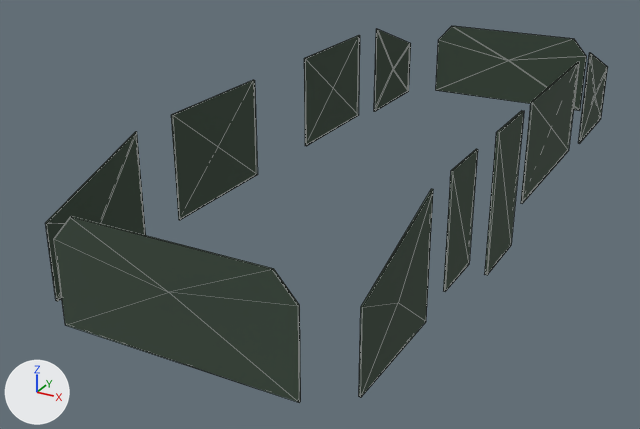
The glTF model production/native-world/inputs/vintage-windup-camper--screen.glb: old version first, new version second.
Rendered twice from a 50 mm lens placed at (-18.35, -34.02, 8.66), pointed at (-21.42, -28.43, 5.87). Every picture has the same lights, and +X, +Y and +Z are marked at lower left. The first picture is the older version. Mesh edges are drawn as thin lines.

Objects in the first picture: 'vintage-windup-camper'.
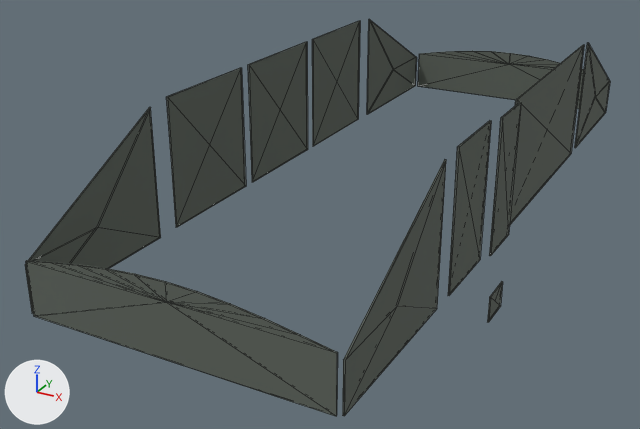
Pixel boxes (x1, y1, x2, y2) of what changed, in the pictures (640 x 429 px; the box of a moved part takes in the faces that stretch with it):
'vintage-windup-camper', reshaped
    before: (45, 26, 608, 402)
    after: (25, 19, 610, 416)
part 1 of me_mesh_0, moved or reshaped
    before: (304, 35, 360, 146)
    after: (312, 21, 360, 146)
part 2 of me_mesh_0, moved or reshaped
    before: (171, 80, 258, 220)
    after: (248, 42, 308, 182)
part 3 of me_mesh_0, moved or reshaped
    before: (443, 149, 478, 292)
    after: (166, 68, 246, 227)
part 4 of me_mesh_0, moved or reshaped
    before: (521, 62, 579, 203)
    after: (510, 45, 584, 225)
part 5 of me_mesh_0, moved or reshaped
    before: (484, 110, 524, 275)
    after: (448, 121, 491, 296)
part 6 of me_mesh_0, added
    after: (487, 281, 503, 322)
part 7 of me_mesh_0, added
    after: (489, 102, 521, 256)
part 8 of me_mesh_0, rebuilt
    before: (436, 26, 587, 111)
    after: (418, 51, 584, 109)
part 9 of me_mesh_0, rebuilt (26% wider, 16% shorter)
    before: (54, 216, 301, 402)
    after: (26, 260, 338, 416)
part 10 of me_mesh_0, rebuilt (34% wider, 16% taller)
    before: (374, 29, 411, 111)
    after: (367, 19, 417, 114)
part 11 of me_mesh_0, rebuilt (34% wider, 22% taller)
    before: (45, 132, 146, 301)
    after: (25, 107, 161, 313)
part 12 of me_mesh_0, rebuilt (16% wider, 15% taller)
    before: (578, 53, 608, 144)
    after: (575, 43, 610, 148)
part 13 of me_mesh_0, rebuilt (39% wider, 23% taller)
    before: (359, 189, 433, 397)
    after: (343, 160, 446, 416)

What changed in the scene script:
```text
Change me_mesh_0:
    remove me_mesh_0.from_pydata(...)  # 118 vertices, 192 faces; spans x -1.03..1.1, y -2.84..2.84, z 1.45..2.43
    remove me_mesh_0.materials.append(mat_material_26)  # greyish green #3c4b3e
    add me_mesh_0.from_pydata(...)  # 166 vertices, 280 faces; spans x -1.04..1.09, y -2.86..2.86, z 1.0..2.5
    me_mesh_0 part 1: the loose piece of 10 vertices spanning x -1.03..-1.02, y 0.4..1.42, z 1.59..2.37 is scaled about its middle by (0.833, 0.874, 1.23), then moved by (-0.01, 0.09, 0.04), in mat_material_22 (dark grey #5f665e)
    me_mesh_0 part 2: the loose piece of 10 vertices spanning x -1.03..-1.02, y -1.42..-0.4, z 1.59..2.37 is scaled about its middle by (0.833, 0.874, 1.23), then moved by (-0.01, 0.91, 0.04), in mat_material_22 (dark grey #5f665e)
    me_mesh_0 part 3: the loose piece of 10 vertices spanning x 1.02..1.03, y -1.51..-1.09, z 1.59..2.37 is scaled about its middle by (0.833, 2.14, 1.23), then moved by (-2.06, 0.3, 0.04), in mat_material_22 (dark grey #5f665e)
    me_mesh_0 part 4: the loose piece of 10 vertices spanning x 1.02..1.03, y 0.05..1.39, z 1.59..2.37 is scaled about its middle by (0.833, 1.37, 1.23), then moved by (0.01, -0.18, 0.04), in mat_material_22 (dark grey #5f665e)
    me_mesh_0 part 5: the loose piece of 10 vertices spanning x 1.08..1.1, y -0.91..-0.39, z 1.45..2.43 is scaled about its middle by (0.556, 1.08, 0.97), then moved by (-0.05, -0.53, 0.08), in mat_material_22 (dark grey #5f665e)
    me_mesh_0 part 6: the loose piece of 10 vertices spanning x 1.08..1.1, y -0.91..-0.39, z 1.45..2.43 is copied, and the copy is scaled about its middle by (0.556, 0.5, 0.202), then moved by (0.0, 0.03, -0.84), in mat_material_22 (dark grey #5f665e); it spans x 1.08..1.09, y -0.75..-0.49, z 1.0..1.2
    me_mesh_0 part 7: the loose piece of 10 vertices spanning x 1.08..1.1, y -0.91..-0.39, z 1.45..2.43 is copied, and the copy is scaled about its middle by (0.667, 0.731, 0.97), then moved by (-0.01, 0.03, 0.08), in mat_material_22 (dark grey #5f665e); it spans x 1.07..1.08, y -0.81..-0.43, z 1.54..2.5
    me_mesh_0 part 8: the loose piece of 14 vertices spanning x -0.78..0.78, y 2.82..2.84, z 1.53..2.24 is rebuilt with 28 vertices and now spans x -1.0..1.0, y 2.85..2.86, z 1.54..2.02, in mat_material_22 (dark grey #5f665e)
    me_mesh_0 part 9: the loose piece of 14 vertices spanning x -0.78..0.78, y -2.84..-2.82, z 1.53..2.24 is rebuilt with 28 vertices and now spans x -1.0..1.0, y -2.86..-2.85, z 1.54..2.02, in mat_material_22 (dark grey #5f665e)
    me_mesh_0 part 10: the loose piece of 10 vertices spanning x -1.03..-1.02, y 1.8..2.65, z 1.53..2.36 is rebuilt with 10 vertices and now spans x -1.03..-1.02, y 1.64..2.84, z 1.54..2.48, in mat_material_22 (dark grey #5f665e)
    me_mesh_0 part 11: the loose piece of 10 vertices spanning x -1.03..-1.02, y -2.65..-1.8, z 1.53..2.36 is rebuilt with 10 vertices and now spans x -1.03..-1.02, y -2.84..-1.64, z 1.54..2.48, in mat_material_22 (dark grey #5f665e)
    me_mesh_0 part 12: the loose piece of 10 vertices spanning x 1.02..1.03, y 1.8..2.65, z 1.53..2.36 is rebuilt with 10 vertices and now spans x 1.02..1.03, y 1.64..2.84, z 1.54..2.48, in mat_material_22 (dark grey #5f665e)
    me_mesh_0 part 13: the loose piece of 10 vertices spanning x 1.02..1.03, y -2.65..-1.8, z 1.53..2.36 is rebuilt with 10 vertices and now spans x 1.02..1.03, y -2.84..-1.64, z 1.54..2.48, in mat_material_22 (dark grey #5f665e)
    add me_mesh_0.materials.append(mat_material_22)  # dark grey #5f665e
```
